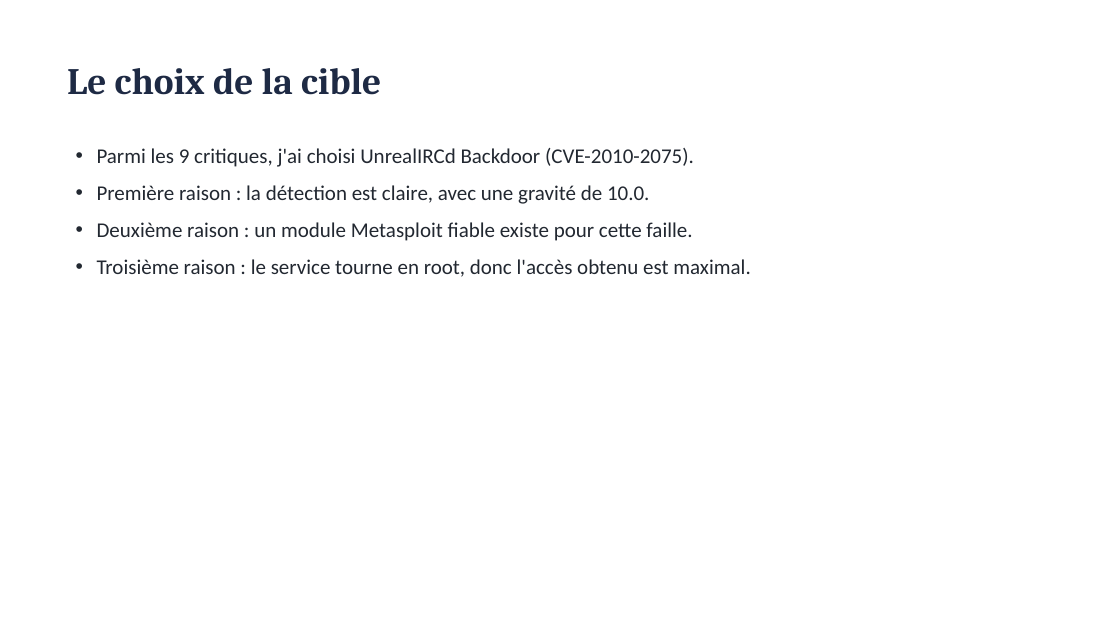
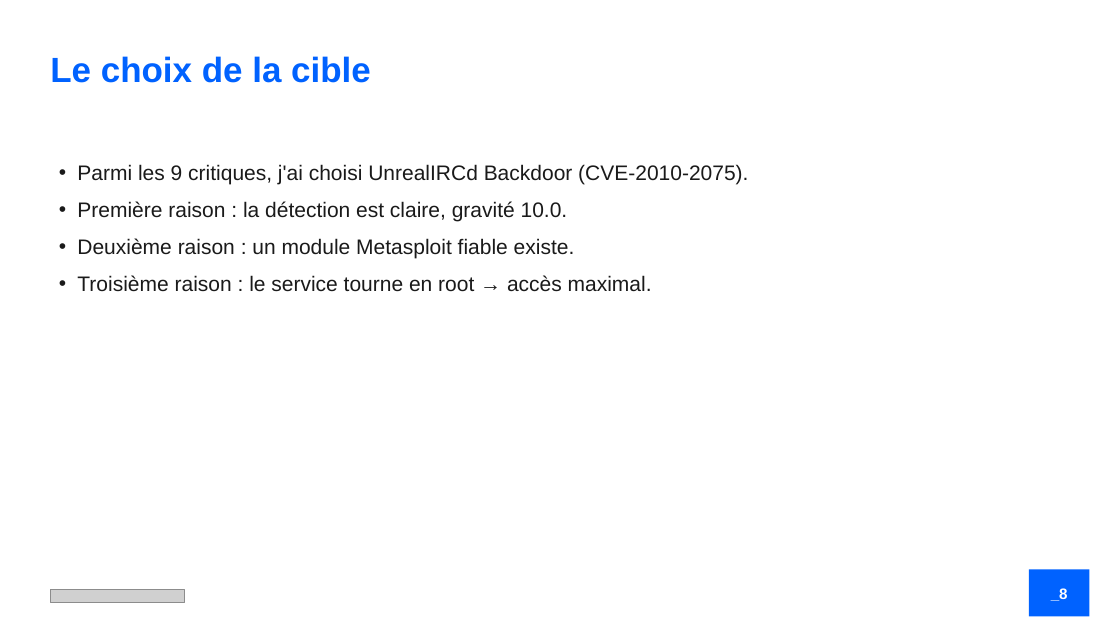
Before and after one commit to samet-ari/nessus-metasploit-lab, a slide deck: slide 8 of presentation/Presentation_Nessus_Metasploit.pptx. Drawn at 1120x630 pixels with LibreOffice and Linux fonts; fonts in the diff are those of the drawing; grey boxes stand for pictures. Boxes give left, top, right and bottom in pixels: in the first picture for what was removed or moved away, otherwise in the second. Text is boxed around its words. In the diff, an @@ line names an element or a change of style, - is before the commit and + after.

```diff
--- a/presentation/Presentation_Nessus_Metasploit.pptx
+++ b/presentation/Presentation_Nessus_Metasploit.pptx
@@ text "Le choix de la cible": place and size @@
-text "Le choix de la cible" at [67,68,381,95]
+text "Le choix de la cible" at [50,56,371,83]
@@ text "Le choix de la cible" at [50,56,371,83]: size 32 to 30 pt, font Cambria to Arial, text colour #1E2A44 to #0062FF @@
@@ text "Parmi les 9 critiques, j'ai ...": place and size @@
-text "Parmi les 9 critiques, j'ai ..." at [97,148,750,277]
+text "Parmi les 9 critiques, j'ai ..." at [77,164,748,292]
@@ text at [77,164,748,185]: font Calibri to Arial, text colour #222831 to #1A1A1A in "Parmi les 9 critiques, j'ai choisi UnrealIRCd ..."; indent changed @@
@@ text at [77,201,652,292]: text changed; font Calibri to Arial; text colour #222831 to #1A1A1A @@
-• Première raison : la détection est claire, avec une gravité de 10.0.
-• Deuxième raison : un module Metasploit fiable existe pour cette faille.
-• Troisième raison : le service tourne en root, donc l'accès obtenu est maximal.
+• Première raison : la détection est claire, gravité 10.0.
+• Deuxième raison : un module Metasploit fiable existe.
+• Troisième raison : le service tourne en root → accès maximal.
@@ picture added at [50,590,185,602] @@
@@ rectangle added at [1029,570,1090,617], fill #0062FF @@
@@ text added at [1051,588,1068,601], 13 pt, text #FFFFFF, bold @@
+_8
```
Also in this commit, not shown: 9 other slides changed, 4 slides added, 3 slides removed.
